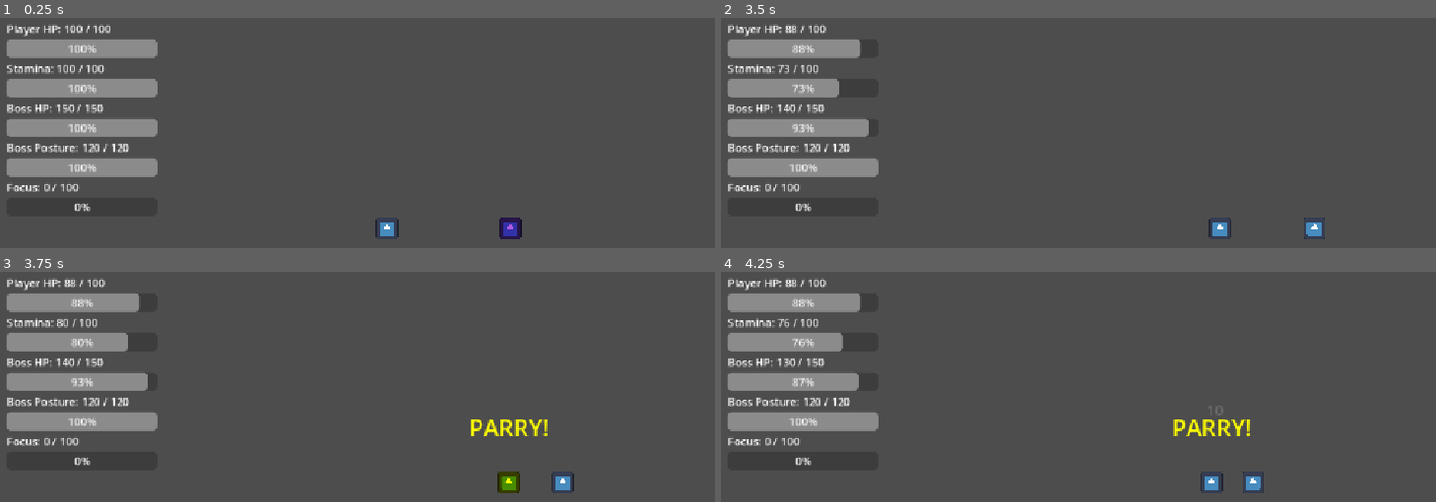
Above: before the commit, frames 1-4 (two rows, left to right).
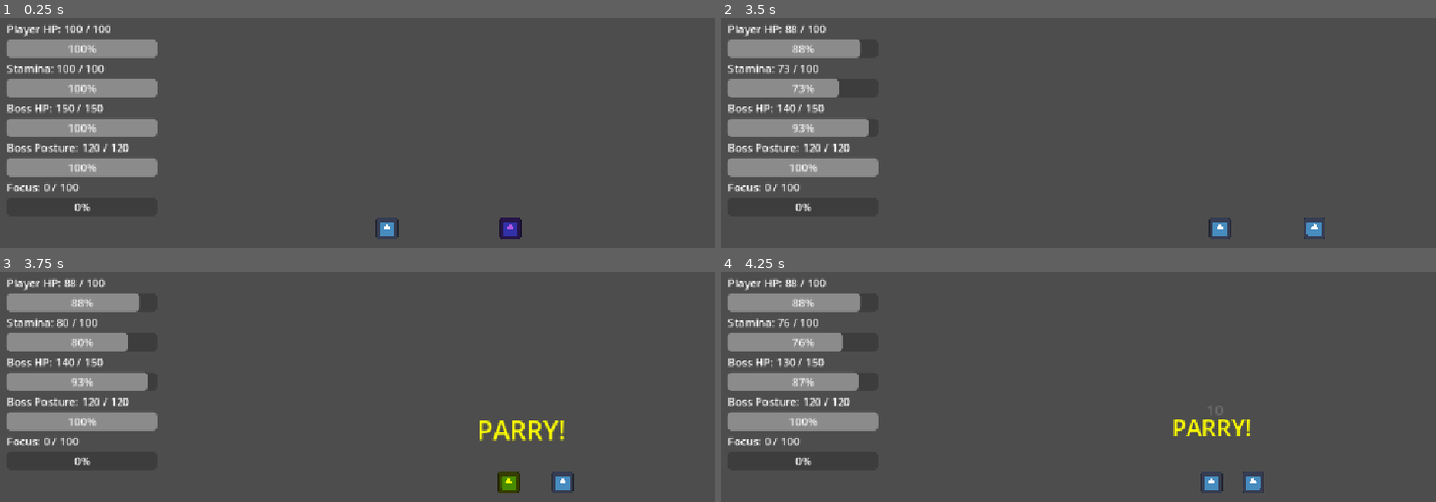
Above: after the commit, the same moments.

Repository: shanwinder/lastblade
Game: Godot game, scene res://scenes/main/BossBrokenMaster.tscn
The game is run twice, just before and just after one commit, with the same random seed, the same clock (stepped at 60 frames per second) and the same inputs. The engine's default icon, where the game draws it, is replaced by a stand-in: a white triangle on a blue panel in a dark square.
Inputs:
- Up to frame 1 (0.25 s): no input
- Up to frame 2 (3.5 s): hold Right (ui_right) 0.53-1.28 s; tap A (attack) at 0.6, 1.35, 2.3, 3.05 s; hold Left (ui_left) 1.28-2.03 s; hold Right (ui_right) from 2.03 s (still down); tap S (dash) at 2.1 s; tap D (parry) at 2.85 s
- Up to frame 3 (3.75 s): release Right (ui_right) at 3.53 s; hold Left (ui_left) from 3.53 s (still down); hold R from 3.53 s (still down)
- Up to frame 4 (4.25 s): keep holding Left (ui_left); keep holding R; tap A (attack) at 3.8 s

Frames 1-2 are identical in both runs. In frame 3, 0.8% of the frame differs, in the area x 65-79%, y 64-74%; in frame 4, nothing differs.

Commit message:
Animate boss hint label with Tween
Add a boss_hint_tween property and use it in update_boss_hint_label to animate the hint text. Existing tweens are killed to prevent overlap; empty hints now hide the label. When showing, the label starts slightly small and tweens to a pop effect (0.75 -> 1.15 -> 1.0) while preserving the hint text and color.

Diff:
--- a/last-blade-trial/BossBrokenMaster.gd
+++ b/last-blade-trial/BossBrokenMaster.gd
@@ -203,6 +203,10 @@
 # Label สำหรับแสดงคำเตือนเหนือหัวบอส
 # เช่น PARRY!, DASH!, WAIT..., PARRY FAST!
 var boss_hint_label: Label = null
+
+# Tween สำหรับทำ animation ให้ข้อความเตือนเหนือหัวบอส
+# ใช้เก็บไว้เพื่อหยุด animation เก่าก่อนเริ่ม animation ใหม่
+var boss_hint_tween: Tween = null
 
 # ตำแหน่งข้อความเหนือหัวบอส
 # ค่า x ติดลบเพื่อขยับให้ข้อความอยู่กึ่งกลางเหนือบอส
@@ -481,14 +485,51 @@
 	if boss_hint_label == null:
 		return
 
+	# ถ้ามี animation เก่าค้างอยู่ ให้หยุดก่อน
+	# ป้องกันข้อความเด้งซ้อนกันหลายรอบ
+	if boss_hint_tween != null:
+		boss_hint_tween.kill()
+		boss_hint_tween = null
+
+	# ถ้าข้อความว่าง แปลว่าต้องซ่อน hint
+	if hint_text == "":
+		boss_hint_label.text = ""
+		boss_hint_label.visible = false
+		boss_hint_label.scale = Vector2.ONE
+		boss_hint_label.modulate = Color.WHITE
+		return
+
 	# อัปเดตข้อความ เช่น PARRY!, DASH!, WAIT..., PARRY FAST!
 	boss_hint_label.text = hint_text
 
 	# อัปเดตสีข้อความตามชนิดท่า
 	boss_hint_label.modulate = hint_color
 
-	# ถ้าข้อความว่าง ให้ซ่อน
-	boss_hint_label.visible = hint_text != ""
+	# แสดงข้อความ
+	boss_hint_label.visible = true
+
+	# เริ่มจากขนาดเล็กกว่าปกตินิดหนึ่ง
+	# แล้วเด้งกลับเป็นขนาดจริง เพื่อให้ผู้เล่นสังเกตเห็นทันที
+	boss_hint_label.scale = Vector2(0.75, 0.75)
+
+	# สร้าง Tween ใหม่สำหรับ animation เด้ง
+	boss_hint_tween = create_tween()
+
+	# ทำให้ข้อความเด้งจากเล็กไปใหญ่
+	boss_hint_tween.tween_property(
+		boss_hint_label,
+		"scale",
+		Vector2(1.15, 1.15),
+		0.08
+	)
+
+	# แล้วกลับมาขนาดปกติ
+	boss_hint_tween.tween_property(
+		boss_hint_label,
+		"scale",
+		Vector2.ONE,
+		0.08
+	)
 
 func emit_enemy_stats() -> void:
 	# ส่งค่า HP และ Posture ของศัตรูไปให้ HUD
